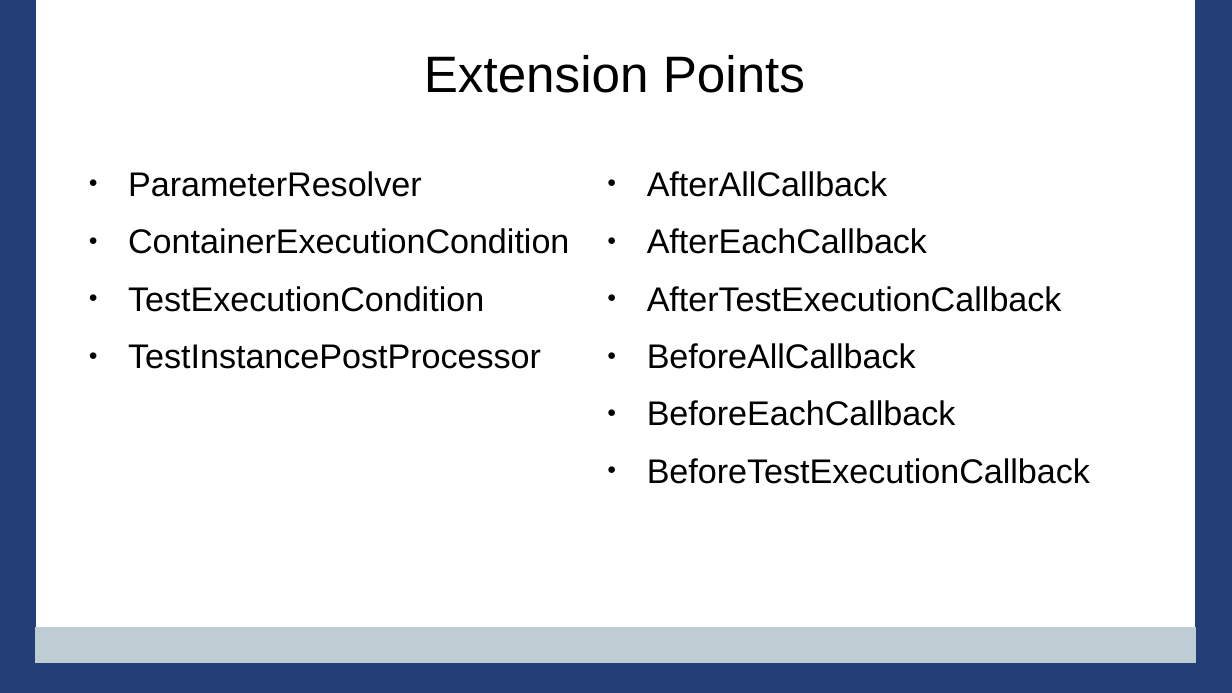
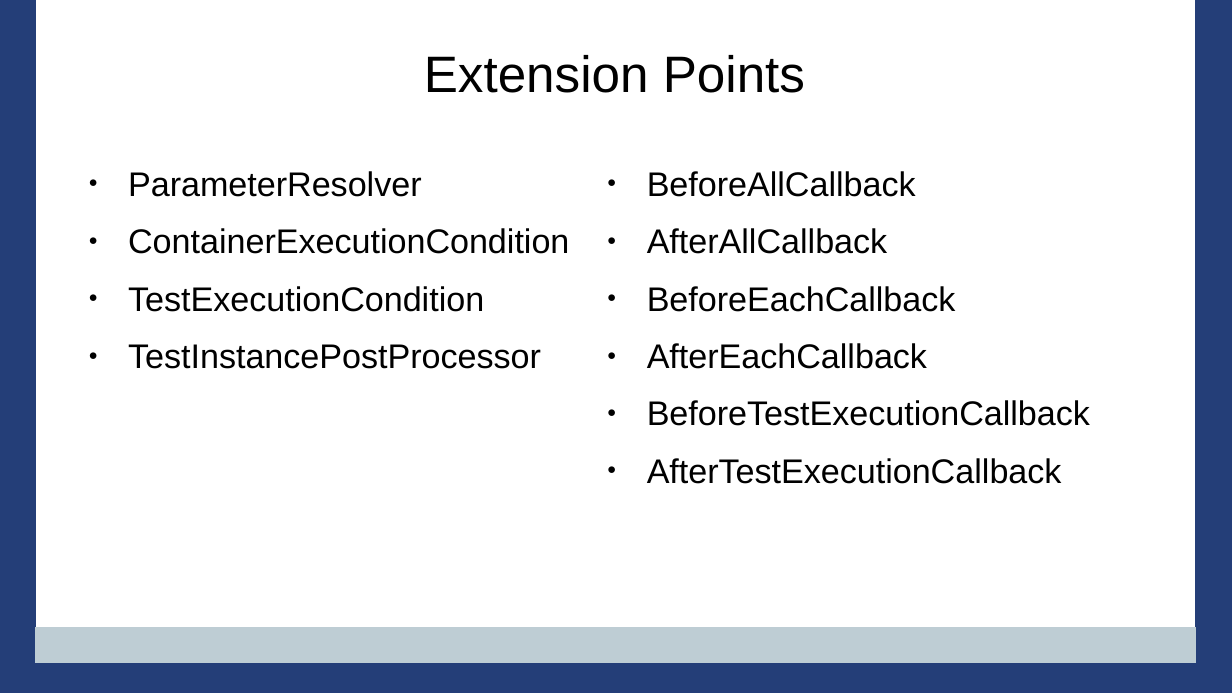
Before and after one commit to PennState/junit5-presentation, a slide deck: slide 44 of src/site/presentation/Junit5_Presentation_JavaOne_2016.odp. Drawn at 1232x693 pixels with LibreOffice and Linux fonts; fonts in the diff are those of the drawing; background and template pictures are left out. Boxes give left, top, right and bottom in pixels: in the first picture for what was removed or moved away, otherwise in the second. Text is boxed around its words. In the diff, an @@ line names an element or a change of style, - is before the commit and + after.

```diff
--- a/src/site/presentation/Junit5_Presentation_JavaOne_2016.odp
+++ b/src/site/presentation/Junit5_Presentation_JavaOne_2016.odp
@@ text at (647, 171, 916, 197): paragraph added @@
+● BeforeAllCallback
@@ text at (647, 286, 956, 312): paragraph added @@
+● BeforeEachCallback
@@ text at (647, 343, 1090, 484): paragraphs removed @@
-● BeforeAllCallback
-● BeforeEachCallback
-● BeforeTestExecutionCallback
@@ text at (647, 400, 1090, 426): paragraph added @@
+● BeforeTestExecutionCallback
```
Also in this commit, not shown: 8 other slides changed, 2 slides added.
